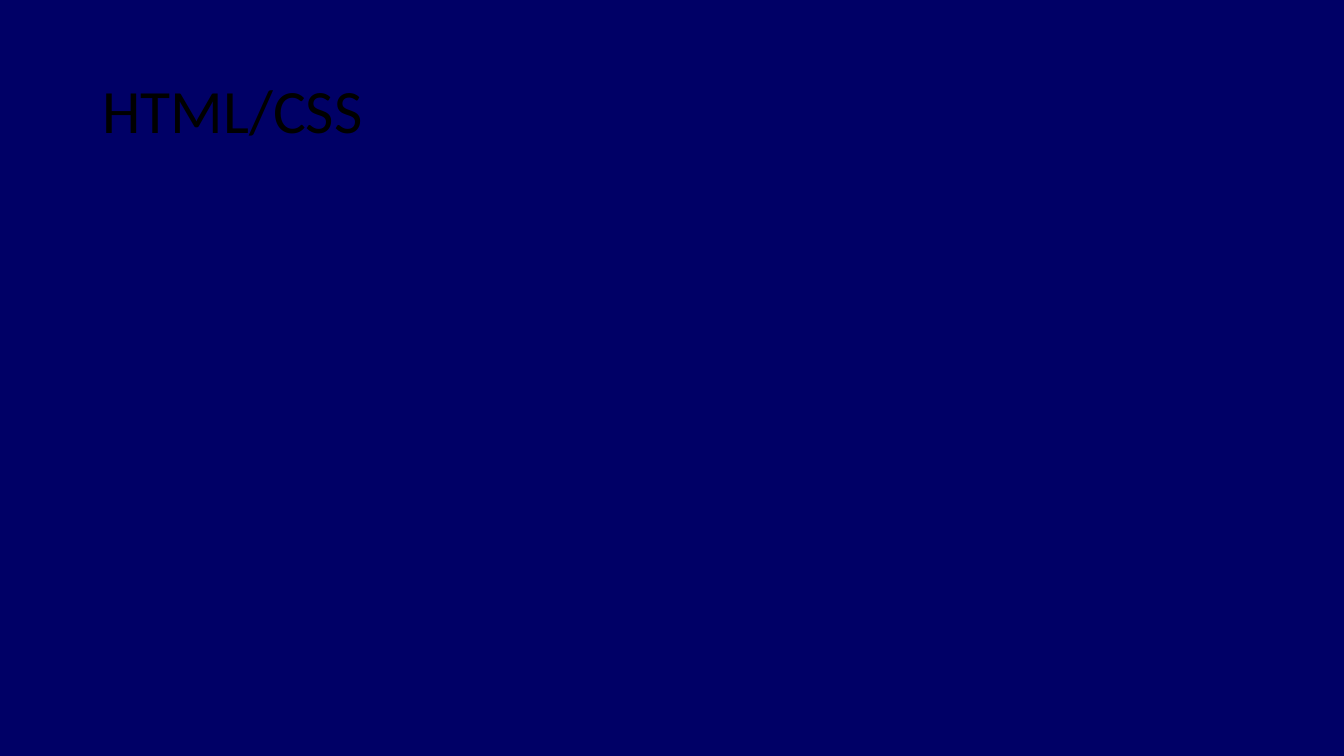
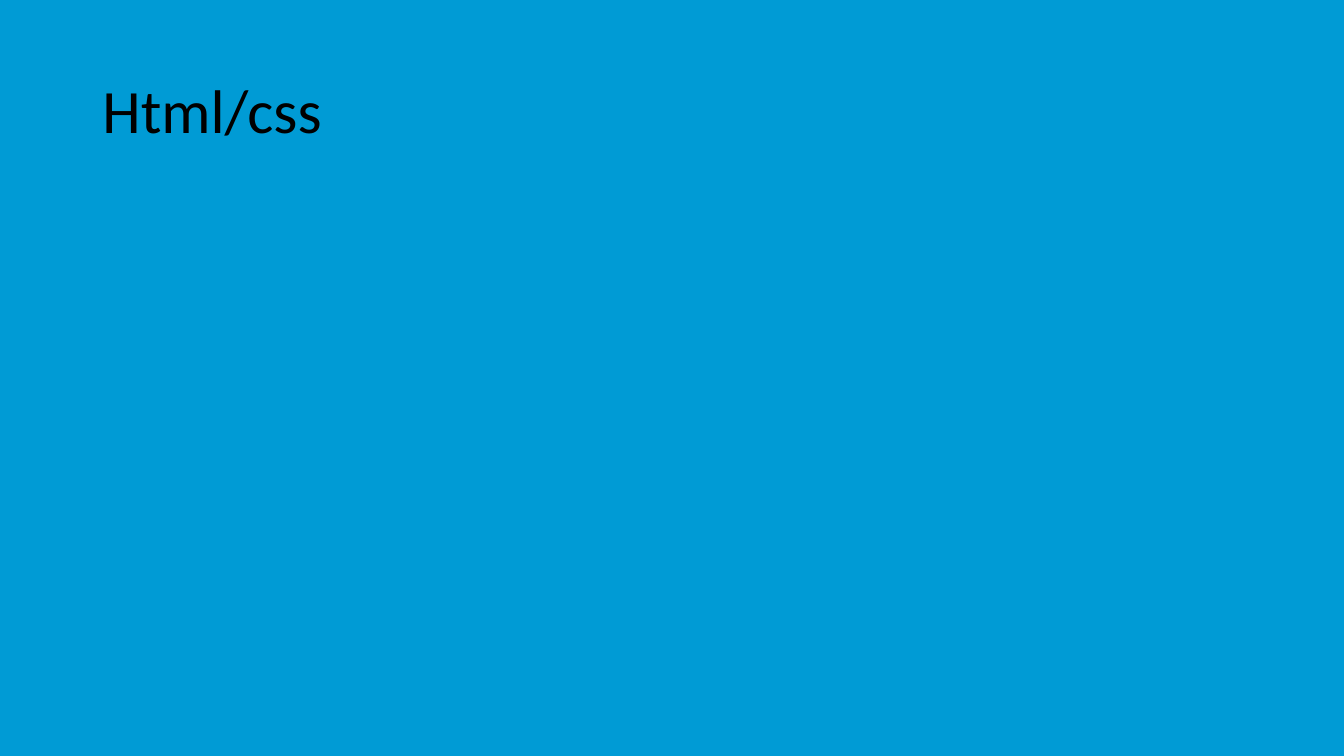
Before and after one commit to majorbalintistvan/pygame_html-ppt, a slide deck: slide 10 of powerpoint.pptx (slide 8 before the commit). Drawn at 1344x756 pixels with LibreOffice and Linux fonts; fonts in the diff are those of the drawing. Boxes give left, top, right and bottom in pixels: in the first picture for what was removed or moved away, otherwise in the second. Text is boxed around its words. In the diff, an @@ line names an element or a change of style, - is before the commit and + after.

```diff
--- a/powerpoint.pptx
+++ b/powerpoint.pptx
@@ parallelogram at (0, 0, 1344, 756): fill #000066 to #009BD5 @@
@@ title added at (102, 90, 321, 136), 44 pt, text #000000 @@
+Html/css
```
Also in this commit, not shown: 2 other slides changed, 1 slide added, 1 slide removed.
